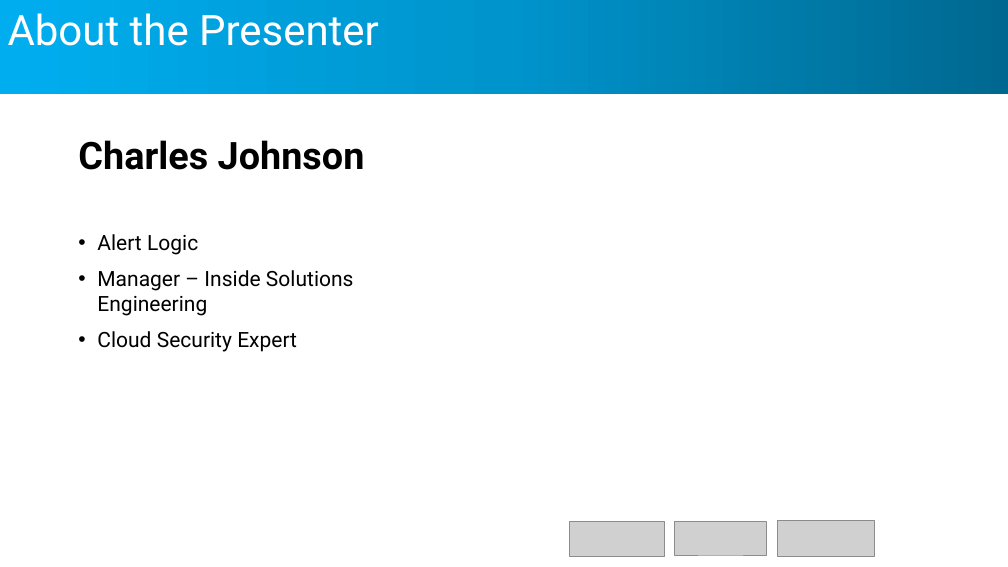
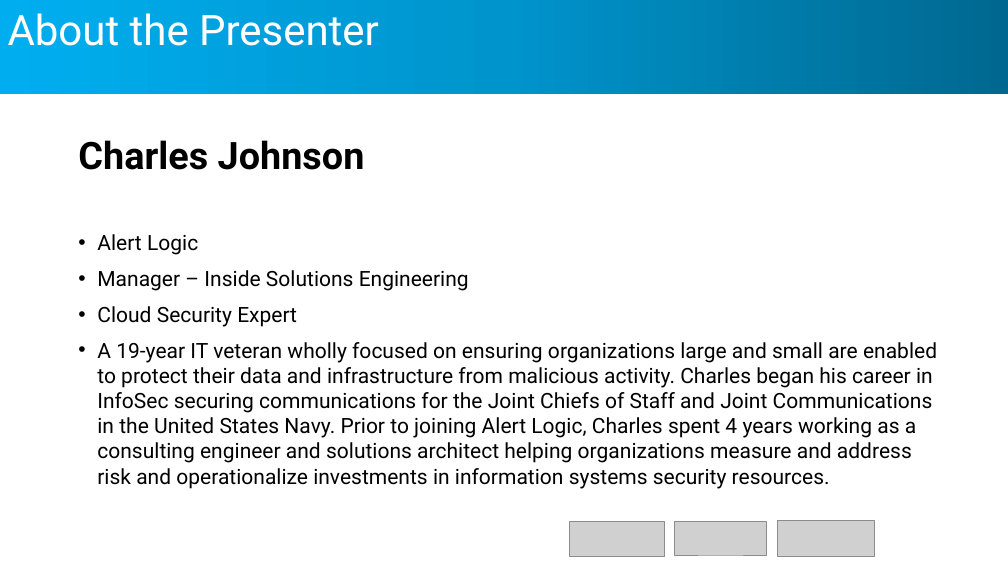
Before and after one commit to kahanu/AzureBootcamp2017, a slide deck: slide 5 of Azure-Bootcamp-Los-Angeles-April-2017.pptx. Drawn at 1008x567 pixels with LibreOffice and Linux fonts; fonts in the diff are those of the drawing; grey boxes stand for pictures; background and template pictures are left out. Boxes give left, top, right and bottom in pixels: in the first picture for what was removed or moved away, otherwise in the second. Text is boxed around its words. In the diff, an @@ line names an element or a change of style, - is before the commit and + after.

Commit message:
Updated some PowerPoint info

```diff
--- a/Azure-Bootcamp-Los-Angeles-April-2017.pptx
+++ b/Azure-Bootcamp-Los-Angeles-April-2017.pptx
@@ text at bbox=[97, 342, 937, 489]: paragraph added @@
+• A 19-year IT veteran wholly focused on ensuring organizations large and small are enabled to protect their data and infrastructure from malicious activity. Charles began his career in InfoSec securing communications for the Joint Chiefs of Staff and Joint Communications in the United States Navy. Prior to joining Alert Logic, Charles spent 4 years working as a consulting engineer and solutions architect helping organizations measure and address risk and operationalize investments in information systems security resources.
```
Also in this commit, not shown: 3 other slides changed.
